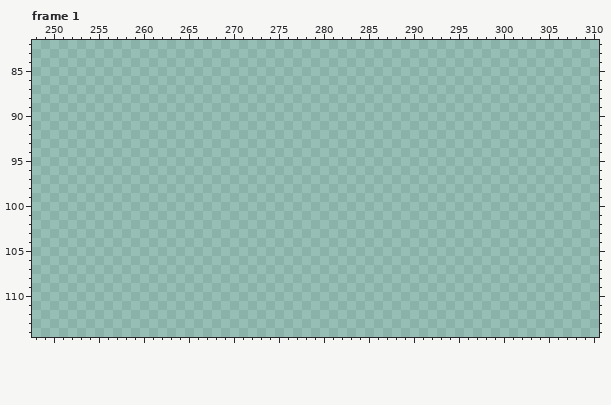
Pixel-art file -- Assets/Sprites/Tiles/tileMap.aseprite. The picture above was drawn from the file before the commit.
1000x1000 pixels, 3 frames. Colours within 5 levels of each other are drawn and written as one. Shown: frame 1: x 248..310, y 82..114. The commit also changed other frames or places, which this record leaves out.
Visible layers, top first: "yesil diken katmani #2", "char", "yesil diken katmani", "mor ısıklar", "Layer 2", "Layer 3", "Flattened".
Palette (. is transparent): 
New version:
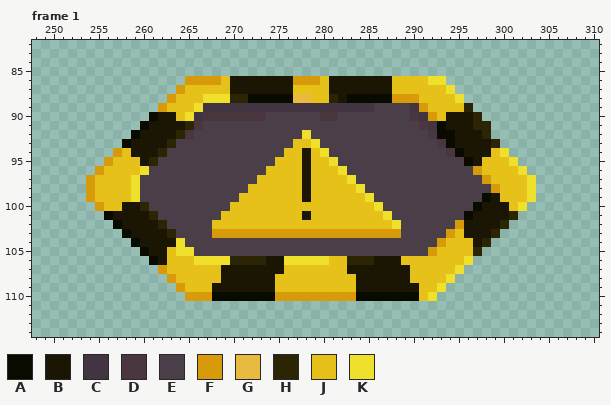
Colours new in this view: A #090a00  B #1a1603  C #433441  D #49363e  E #4a3e48  F #d69a0a  G #e8ba40  H #2b2503  J #e5c11a  K #efe02b
The exact change:
Changed rows in their new state; - is an unchanged pixel.
Frame 1, layers "Layer 3", "Flattened":
first column x 254:
 86 -----------FFFFJBBBBBBBFFFJBBBBBBBJJJJKK----------
 87 ----------FJJJJJBBBBBBBJJJJBBBBBBBJJJJJJK---------
 88 ---------FJJJKKKHHAAAAAGGJJHBAAAAAFFFJJJJK--------
 89 --------FJJJKCCCCCCCCCCCCCCCCCCCEEEECFJJJJH-------
 90 -------ABBJKCDDDDDDDEEEEEEDDEEEEEEEEDCFJBBBH------
 91 ------ABBBBHDEEEEEEEEEEEEEEEEEEEEEEEEDCABBBHH-----
 92 -----ABBBBHDEEEEEEEEEEEEKEEEEEEEEEEEEEDAABBBH-----
 93 ----ABBBBHEEEEEEEEEEEEEJJKEEEEEEEEEEEEEDABBBBH----
 94 ---FJBBBHEEEEEEEEEEEEEJJBJKEEEEEEEEEEEEEDABBBJK---
 95 --FJJJBHEEEEEEEEEEEEEJJJBJJKEEEEEEEEEEEEEEABJJJK--
 96 -FJJJJKEEEEEEEEEEEEEJJJJBJJJKEEEEEEEEEEEEEEFJJJJK-
 97 FJJJJKEEEEEEEEEEEEEJJJJJBJJJJKEEEEEEEEEEEEEEFJJJJK
 98 FJJJJKEEEEEEEEEEEEJJJJJJBJJJJJKEEEEEEEEEEEEEEFJJJK
 99 FJJJJKEEEEEEEEEEEJJJJJJJBJJJJJJKEEEEEEEEEEEEABJJJK
100 -FJJBBHEEEEEEEEEJJJJJJJJJJJJJJJJKEEEEEEEEEEABBBJK-
101 --ABBBBHEEEEEEEJJJJJJJJJBJJJJJJJJKEEEEEEEEABBBBH--
102 ---ABBBBHEEEEEJJJJJJJJJJJJJJJJJJJJKEEEEEEFBBBBH---
103 ----ABBBBHEEEEFFFFFFFFFFFFFFFFFFFFFEEEEEFJBBBH----
104 -----ABBBBKEEEEEEEEEEEEEEEEEEEEEEEEEEEEFJJJBH-----
105 ------ABBJKKEEEEEEEEEEEEEEEEEEEEEEEEEEFJJJJH------
106 -------ABJJJKKKKHHHHBBKKKKKJJHHHBBBJJJJJJJK-------
107 --------FJJJJJJBBBBBBBJJJJJJJBBBBBBBJJJJJK--------
108 ---------FJJJJJBBBBBBJJJJJJJJJBBBBBBJJJJK---------
109 ----------FJJJBBBBBBBJJJJJJJJJBBBBBBBJJK----------
110 -----------FFFAAAAAAAFFFFFFFFFAAAAAAAJK-----------
